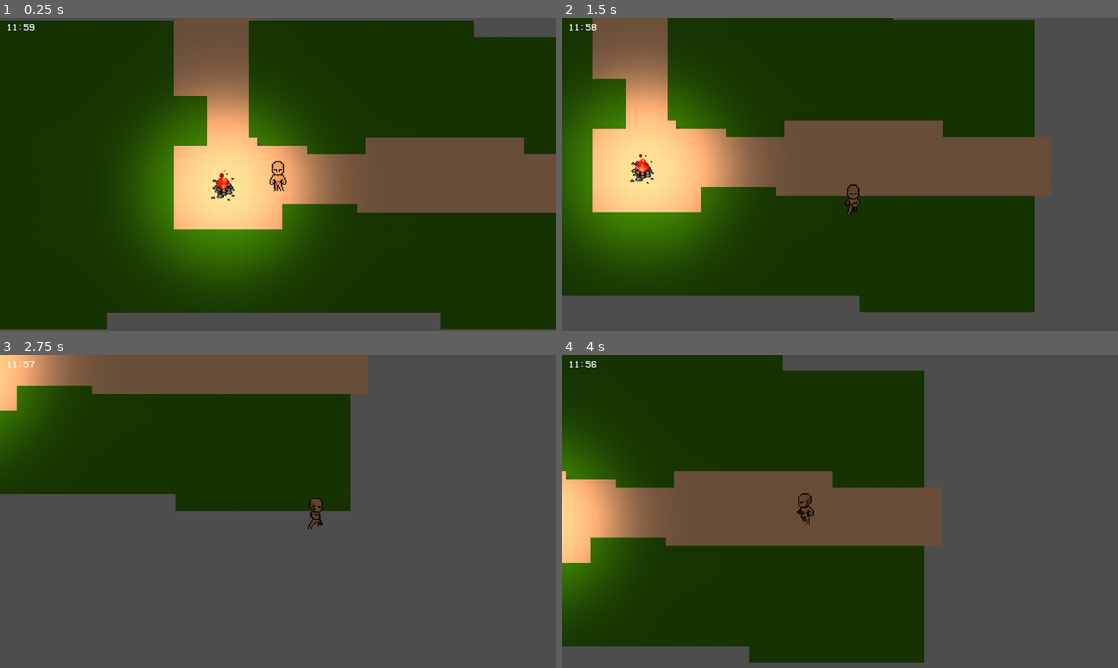
Above: before the commit, frames 1-4 (two rows, left to right).
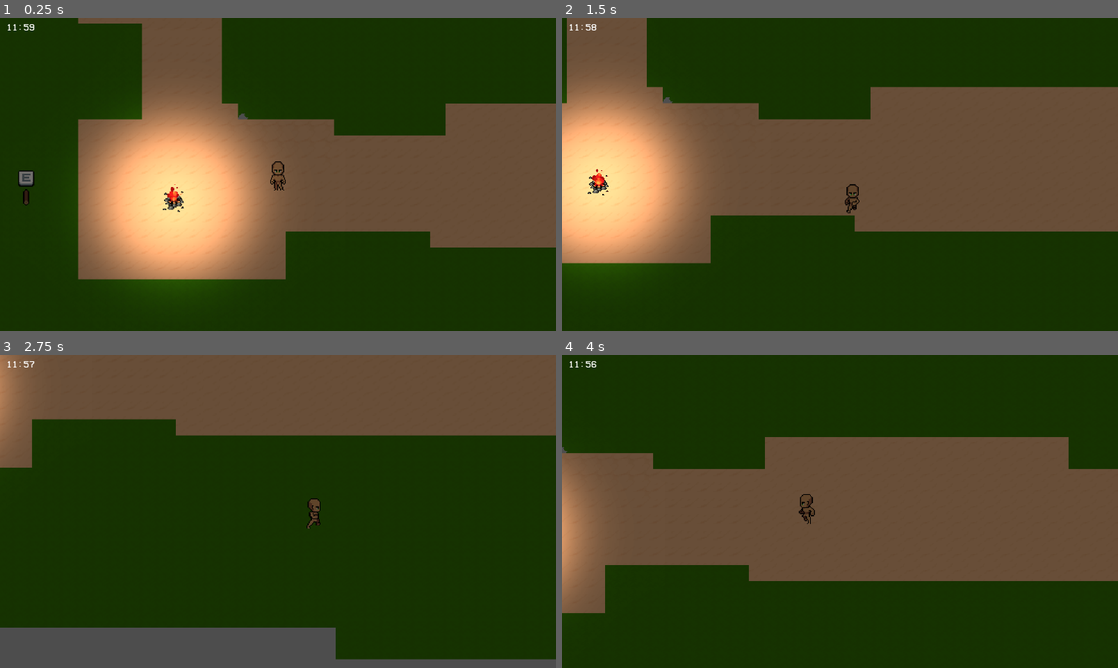
Above: after the commit, the same moments.

Repository: danielBRTanimacao/SaintJhonGame
Game: Godot game, scene res://scenes/world.tscn
The game is run twice, just before and just after one commit, with the same random seed, the same clock (stepped at 60 frames per second) and the same inputs. The project has no main scene, so this scene is started directly.
Inputs:
- Up to frame 1 (0.25 s): no input
- Up to frame 2 (1.5 s): hold D (moveRight) 0.53-1.28 s; hold S (moveDown) from 1.28 s (still down)
- Up to frame 3 (2.75 s): release S (moveDown) at 2.03 s; hold D (moveRight) from 2.03 s (still down)
- Up to frame 4 (4 s): release D (moveRight) at 2.78 s; hold W (moveUp) 2.78-3.53 s; hold A (moveLeft) from 3.53 s (still down)

The runs differ from the first frame. In frame 1, 38% of the frame differs, in the area x 0-100%, y 0-100%; in frame 2, 51%; in frame 3, 71%, in the area x 0-100%, y 0-98%; in frame 4, 55%.

Commit message:
feat: some refactor and created collisions and calls

Diff:
--- a/project.godot
+++ b/project.godot
@@ -14,6 +14,10 @@
 config/features=PackedStringArray("4.4", "Mobile")
 config/icon="res://icon.svg"
 
+[autoload]
+
+Global="*res://scripts/Global.gd"
+
 [display]
 
 window/size/viewport_width=1280
@@ -22,6 +26,10 @@
 [dotnet]
 
 project/assembly_name="LastNightOfSantJhon"
+
+[global_group]
+
+Player="Colisao e outras parada"
 
 [input]
 
--- a/scenes/camp_fire.tscn
+++ b/scenes/camp_fire.tscn
@@ -101,7 +101,7 @@
 radius = 93.419
 
 [node name="CampFire" type="StaticBody2D"]
-scale = Vector2(1.5, 1.5)
+scale = Vector2(0.7, 0.7)
 script = ExtResource("1_ttny0")
 
 [node name="FireSprite" type="Sprite2D" parent="."]
@@ -115,7 +115,6 @@
 hframes = 4
 
 [node name="CollisionShape2D" type="CollisionShape2D" parent="."]
-visible = false
 shape = SubResource("CircleShape2D_ttny0")
 debug_color = Color(0.978527, 0, 0.395467, 0.42)
 
@@ -126,7 +125,6 @@
 autoplay = "idle"
 
 [node name="ReloadFuel" type="Area2D" parent="."]
-visible = false
 
 [node name="AreaSetFuel" type="CollisionShape2D" parent="ReloadFuel"]
 shape = SubResource("CircleShape2D_5a6tu")
@@ -135,7 +133,6 @@
 [node name="SafeArea" type="Area2D" parent="."]
 
 [node name="AreaToSafe" type="CollisionShape2D" parent="SafeArea"]
-visible = false
 shape = SubResource("CircleShape2D_laf35")
 
 [node name="PointLight2D" type="PointLight2D" parent="SafeArea"]
@@ -146,4 +143,5 @@
 [node name="TimerDmg" type="Timer" parent="."]
 autostart = true
 
+[connection signal="body_entered" from="SafeArea" to="." method="_on_safe_area_body_entered"]
 [connection signal="timeout" from="TimerDmg" to="." method="_on_timer_dmg_timeout"]
--- a/scenes/fuel.tscn
+++ b/scenes/fuel.tscn
@@ -1,7 +1,7 @@
 [gd_scene load_steps=5 format=3 uid="uid://bxouxsg2ojx58"]
 
 [ext_resource type="Texture2D" uid="uid://cwdqfb0c88mnb" path="res://assets/fuelSprite/madera.png" id="1_h2npa"]
-[ext_resource type="Texture2D" uid="uid://t24ikasq2qt4" path="res://assets/light/light.webp" id="2_vltxq"]
+[ext_resource type="Texture2D" uid="uid://by08bwhcnkiju" path="res://assets/actions/button_action.png" id="2_vltxq"]
 
 [sub_resource type="CircleShape2D" id="CircleShape2D_h2npa"]
 radius = 5.37484
@@ -10,7 +10,6 @@
 radius = 16.9967
 
 [node name="Fuel" type="StaticBody2D"]
-scale = Vector2(1.7, 1.7)
 
 [node name="CollisionShape2D" type="CollisionShape2D" parent="."]
 shape = SubResource("CircleShape2D_h2npa")
@@ -23,7 +22,12 @@
 [node name="Collision" type="CollisionShape2D" parent="Area2D"]
 shape = SubResource("CircleShape2D_vltxq")
 
-[node name="PointLight2D" type="PointLight2D" parent="."]
-color = Color(0.802287, 0.572157, 0.201919, 1)
+[node name="Control" type="Control" parent="."]
+layout_mode = 3
+anchors_preset = 0
+offset_right = 40.0
+offset_bottom = 40.0
+
+[node name="Sprite2D" type="Sprite2D" parent="Control"]
+position = Vector2(0, -19)
 texture = ExtResource("2_vltxq")
-texture_scale = 0.1
--- a/scenes/player.tscn
+++ b/scenes/player.tscn
@@ -448,7 +448,8 @@
 &"run-up": SubResource("Animation_d2wvv")
 }
 
-[node name="Player" type="CharacterBody2D"]
+[node name="Player" type="CharacterBody2D" groups=["Player"]]
+scale = Vector2(0.5, 0.5)
 script = ExtResource("1_g2els")
 
 [node name="Sprite" type="Sprite2D" parent="."]
@@ -462,7 +463,7 @@
 shape = SubResource("RectangleShape2D_g2els")
 
 [node name="Camera2D" type="Camera2D" parent="."]
-zoom = Vector2(1.2, 1.2)
+zoom = Vector2(2.3, 2.3)
 position_smoothing_enabled = true
 
 [node name="AnimationPlayer" type="AnimationPlayer" parent="."]
--- a/scenes/world.tscn
+++ b/scenes/world.tscn
@@ -290,7 +290,7 @@
 position = Vector2(592, 353)
 
 [node name="Fuel" parent="." instance=ExtResource("3_4wyf3")]
-position = Vector2(123, 356)
+position = Vector2(444, 350)
 
 [node name="Player" parent="." instance=ExtResource("1_nnsk1")]
 position = Vector2(696, 327)
--- /dev/null
+++ b/scripts/Global.gd
@@ -0,0 +1,3 @@
+extends Node
+
+var time_left = 0
--- a/scripts/camp_fire.gd
+++ b/scripts/camp_fire.gd
@@ -5,3 +5,10 @@
 
 func _on_timer_dmg_timeout() -> void:
 	max_capacity -= camp_damage
+	if Global.time_left <= 600:
+		camp_damage = 5
+
+
+func _on_safe_area_body_entered(body: Node2D) -> void:
+	if body.is_in_group("Player"):
+		print("aoooba")
--- a/scripts/player.gd
+++ b/scripts/player.gd
@@ -3,7 +3,7 @@
 @export var islived: bool = true
 @export var isSafeArea: bool = true
 @export var inventory: Array = []
-@export var playerSpeed: int = 400
+@export var playerSpeed: int = 200
 
 var final_direction = "idle-down"
 
@@ -30,6 +30,6 @@
 	if velocity.x == 0 and velocity.y == 0:
 		$AnimationPlayer.play(final_direction)
 
-func _physics_process(delta: float) -> void:
+func _physics_process(_delta: float) -> void:
 	player_movement()
 	move_and_slide()
--- a/scripts/world.gd
+++ b/scripts/world.gd
@@ -12,5 +12,6 @@
 	var seconds = int(time_left) % 60
 	return [minutes, seconds]
 
-func _process(delta: float) -> void:
+func _process(_delta: float) -> void:
 	labelGlobalTimer.text = "%02d:%02d" % time_left_to_live()
+	Global.time_left = timerGlobal.time_left
Binary file added: assets/actions/button_action.png
Not shown, added: assets/actions/button_action.png.import
Not shown, added: scripts/Global.gd.uid
